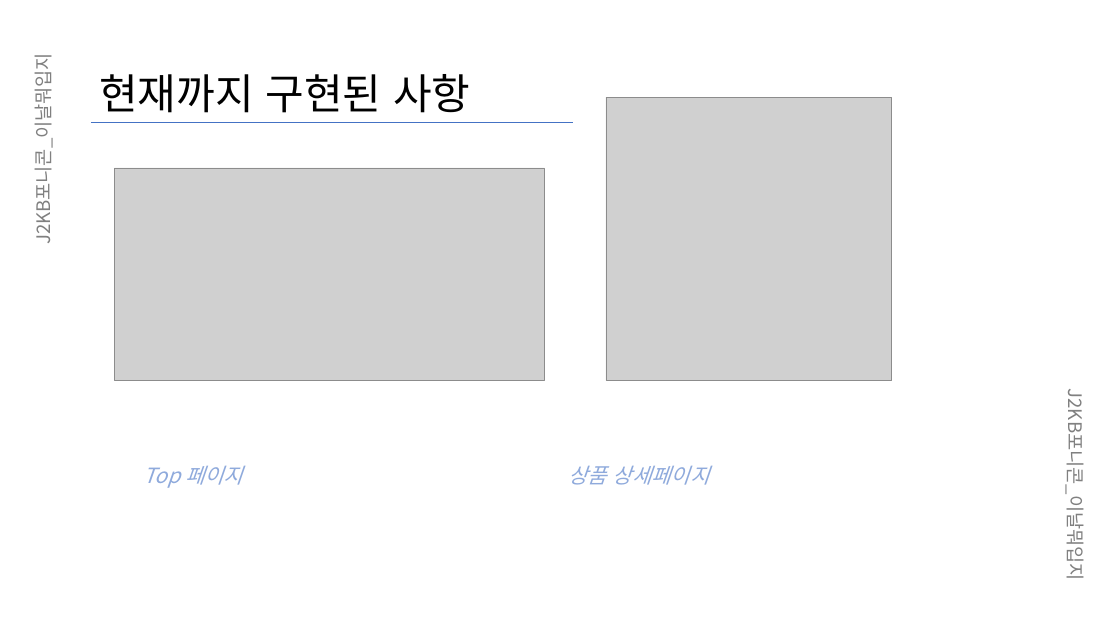
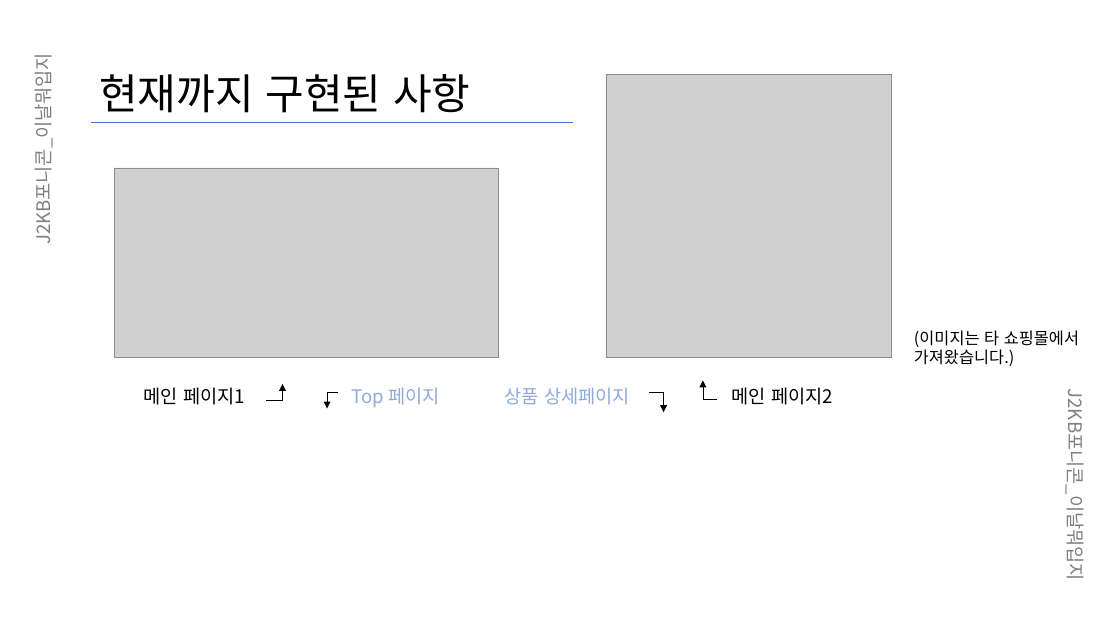
Before and after one commit to JinAru16/Django, a slide deck: slide 5 of 이날뭐입지_중간발표.pptx. Drawn at 1120x630 pixels with LibreOffice and Linux fonts; fonts in the diff are those of the drawing; grey boxes stand for pictures. Boxes give left, top, right and bottom in pixels: in the first picture for what was removed or moved away, otherwise in the second. Text is boxed around its words. In the diff, an @@ line names an element or a change of style, - is before the commit and + after.

Commit message:
Update 이날뭐입지_중간발표.pptx
주선님,
-팀설명에서 파란색 부분
-현재까지 구형된 사항에서 파란색 부분 이미지 삽입 부탁드려요. 상세페이지 구현 어려울 것 같으면 빼세요.
-담당한 업무 적어주시면 됩니다.

```diff
--- a/이날뭐입지_중간발표.pptx
+++ b/이날뭐입지_중간발표.pptx
@@ picture moved from (x1=606, y1=97, x2=891, y2=381) to (x1=606, y1=75, x2=891, y2=358) @@
@@ picture resized from (x1=114, y1=168, x2=544, y2=381) to (x1=114, y1=168, x2=498, y2=358) @@
@@ text added at (x1=914, y1=330, x2=1079, y2=366), 14 pt, text #000000 @@
+(이미지는 타 쇼핑몰에서 가져왔습니다.)
@@ text added at (x1=144, y1=387, x2=245, y2=405), 16 pt, text #000000 @@
+메인 페이지1
@@ elbow arrow added from (266, 400) to (282, 384), #000000 0.5 pt @@
@@ text "Top 페이지" at (x1=352, y1=387, x2=440, y2=407): size 18 to 16 pt, italic off @@
@@ text "Top 페이지" moved from (x1=144, y1=466, x2=243, y2=488) to (x1=352, y1=387, x2=440, y2=407) @@
@@ text "상품 상세페이지" moved from (x1=568, y1=466, x2=710, y2=485) to (x1=505, y1=387, x2=630, y2=405) @@
@@ text "상품 상세페이지" at (x1=505, y1=387, x2=630, y2=405): size 18 to 16 pt, italic off @@
@@ elbow arrow added from (717, 399) to (703, 381), #000000 0.5 pt @@
@@ text added at (x1=732, y1=387, x2=833, y2=405), 16 pt, text #000000 @@
+메인 페이지2
@@ elbow arrow added from (338, 392) to (327, 408), #000000 0.5 pt @@
@@ elbow arrow added from (649, 392) to (664, 413), #000000 0.5 pt @@
```
Also in this commit, not shown: 5 other slides changed.
